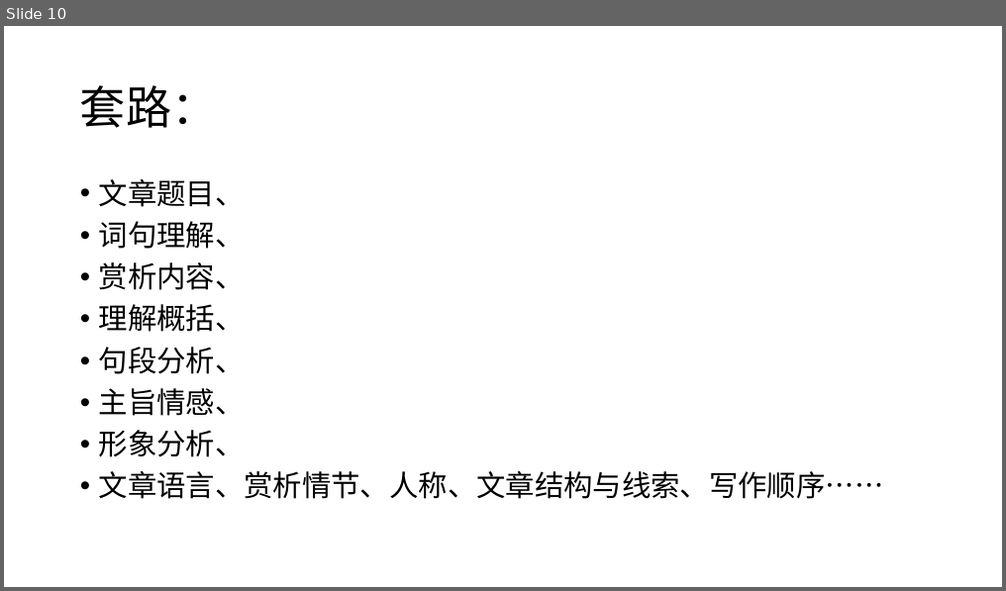
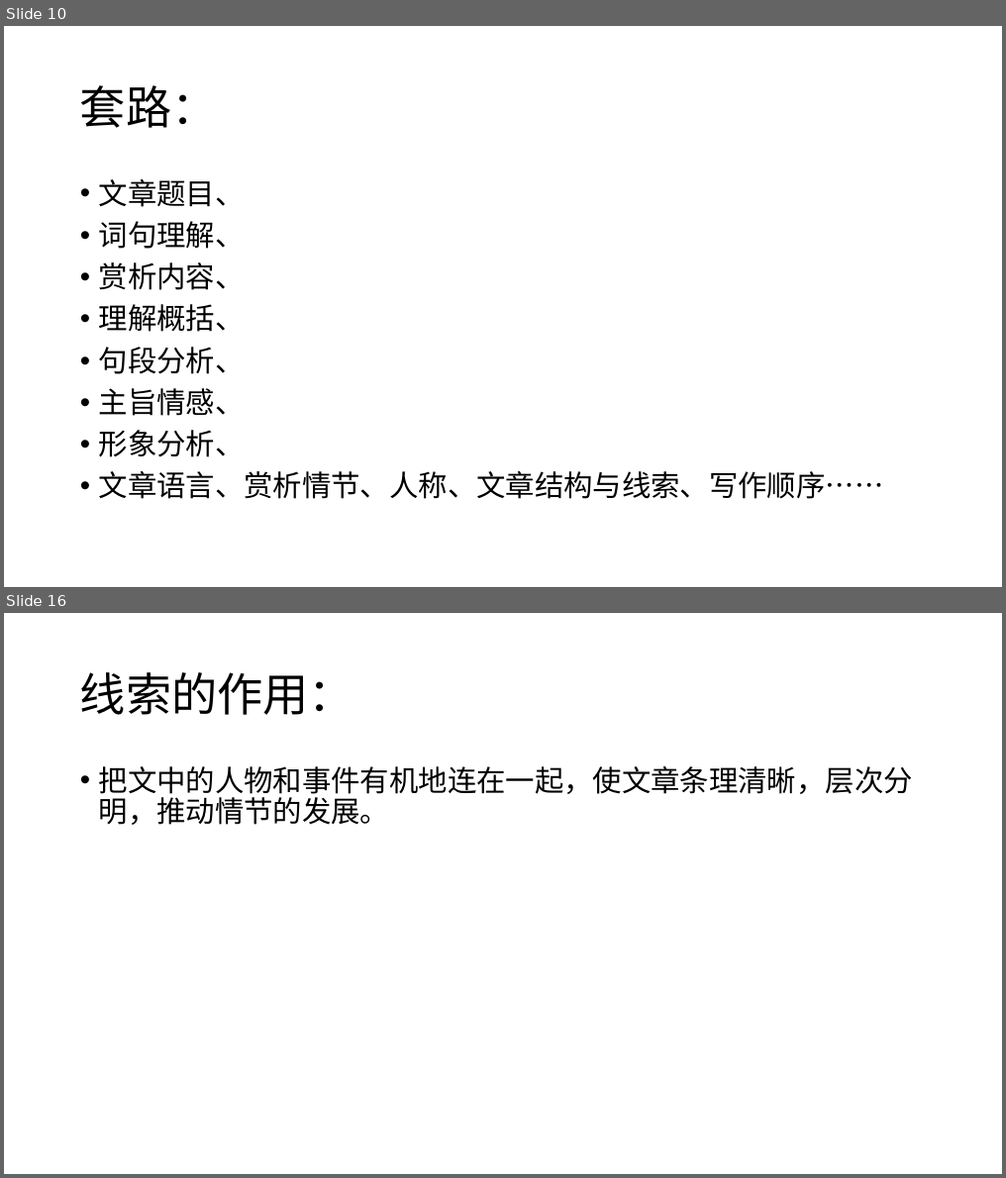
Before and after one commit to GY-feng/Notes, a slide deck: 备课-语文/PPT/文学类阅读.pptx. Shown one above the other, each under a label of ours: slide 10 before the commit, slides 10 and 16 after it; the slides between them are not shown. The pictures are 1006x591 and 1006x1178 pixels, drawn with LibreOffice and Linux fonts; fonts in the diff are those of the drawing. Boxes give left, top, right and bottom in pixels: in the first picture for what was removed or moved away, otherwise in the second. Text is boxed around its words. In the diff, an @@ line names an element or a change of style, - is before the commit and + after.

```diff
--- a/备课-语文/PPT/文学类阅读.pptx
+++ b/备课-语文/PPT/文学类阅读.pptx
@@ slide 16 added at [4,613,1002,1174], background #FFFFFF @@
@@ title added at [80,672,354,715], 44 pt, text #000000 @@
+线索的作用：
@@ text added at [99,766,913,825], 28 pt, text #000000 @@
+• 把文中的人物和事件有机地连在一起，使文章条理清晰，层次分明，推动情节的发展。
```
Also in this commit, not shown: 32 other slides added, 1 other file.
